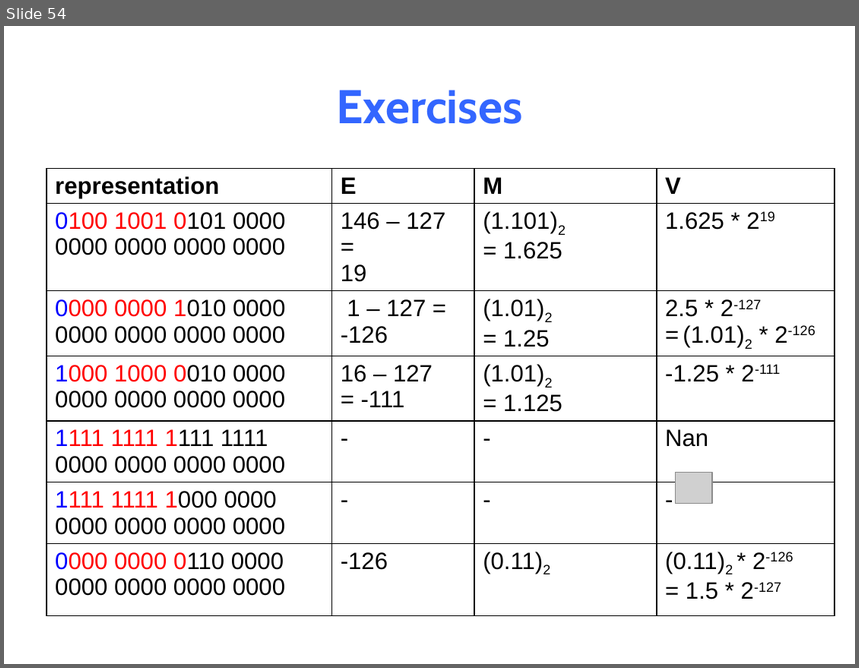
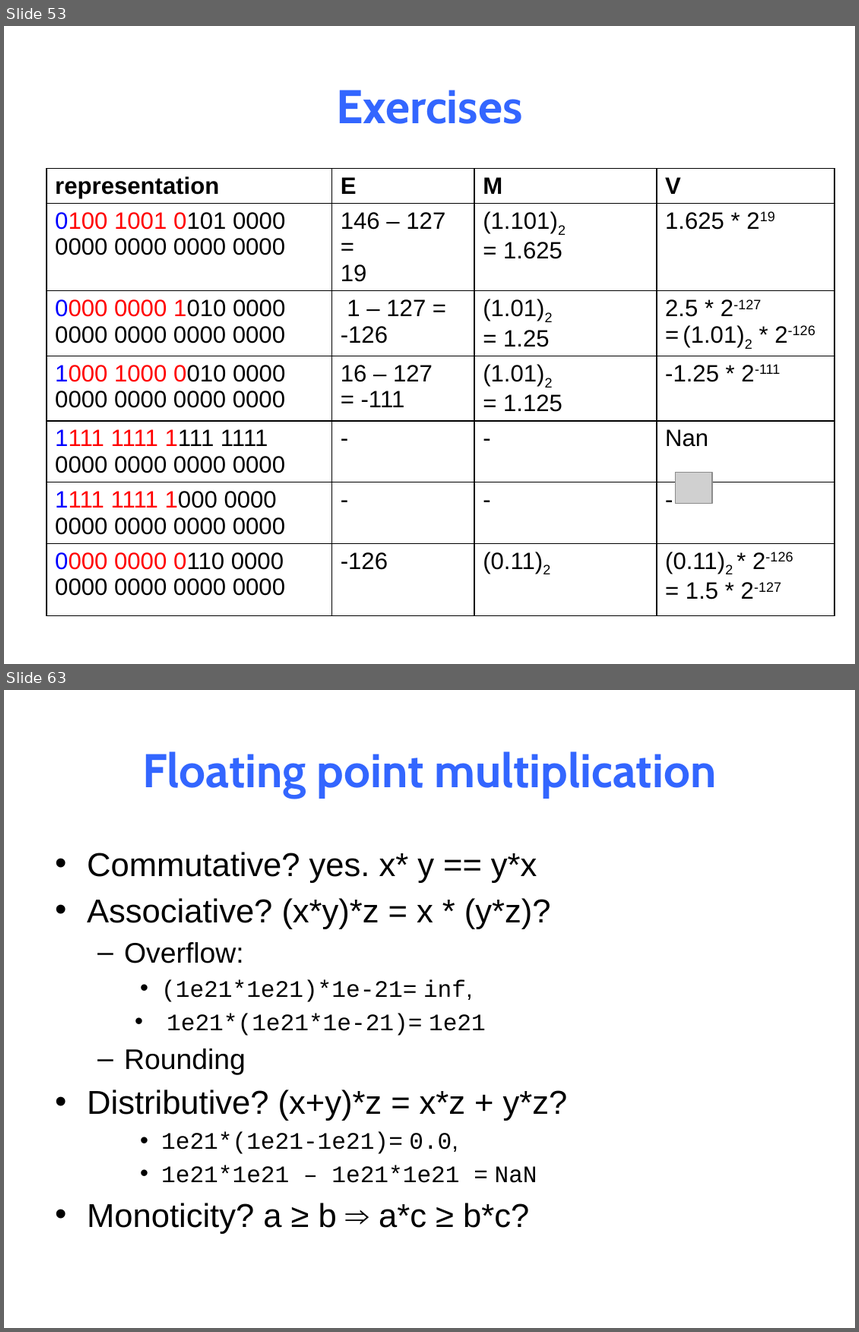
Before and after one commit to NYU-CSO/nyu-cso.github.io, a slide deck: notes/03-floats.pptx. Shown one above the other, each under a label of ours: slide 54 before the commit, slides 53 and 63 after it; the slides between them are not shown. The pictures are 859x668 and 859x1332 pixels, drawn with LibreOffice and Linux fonts; fonts in the diff are those of the drawing; grey boxes stand for pictures. Boxes give left, top, right and bottom in pixels: in the first picture for what was removed or moved away, otherwise in the second. Text is boxed around its words. In the diff, an @@ line names an element or a change of style, - is before the commit and + after.

```diff
--- a/notes/03-floats.pptx
+++ b/notes/03-floats.pptx
@@ slide 63 added at bbox=[4, 690, 855, 1328], background #FFFFFF @@
@@ title added at bbox=[142, 752, 717, 798], 40 pt, text #3366FF, bold @@
+Floating point multiplication
@@ text added at bbox=[87, 852, 568, 1234], 28 pt, text #000000 @@
+• Commutative? yes. x* y == y*x
+• Associative? (x*y)*z = x * (y*z)?
+  – Overflow:
+    • (1e21*1e21)*1e-21= inf,
+    • 1e21*(1e21*1e-21)= 1e21
+  – Rounding
+• Distributive? (x+y)*z = x*z + y*z?
+    • 1e21*(1e21-1e21)= 0.0,
+    • 1e21*1e21 – 1e21*1e21 = NaN
+• Monoticity? a ≥ b ⇒ a*c ≥ b*c?
@@ what was slide 54 is now slide 53 @@
```
Also in this commit, not shown: 3 slides changed, 11 other slides added, 19 slides removed, 1 other file.
